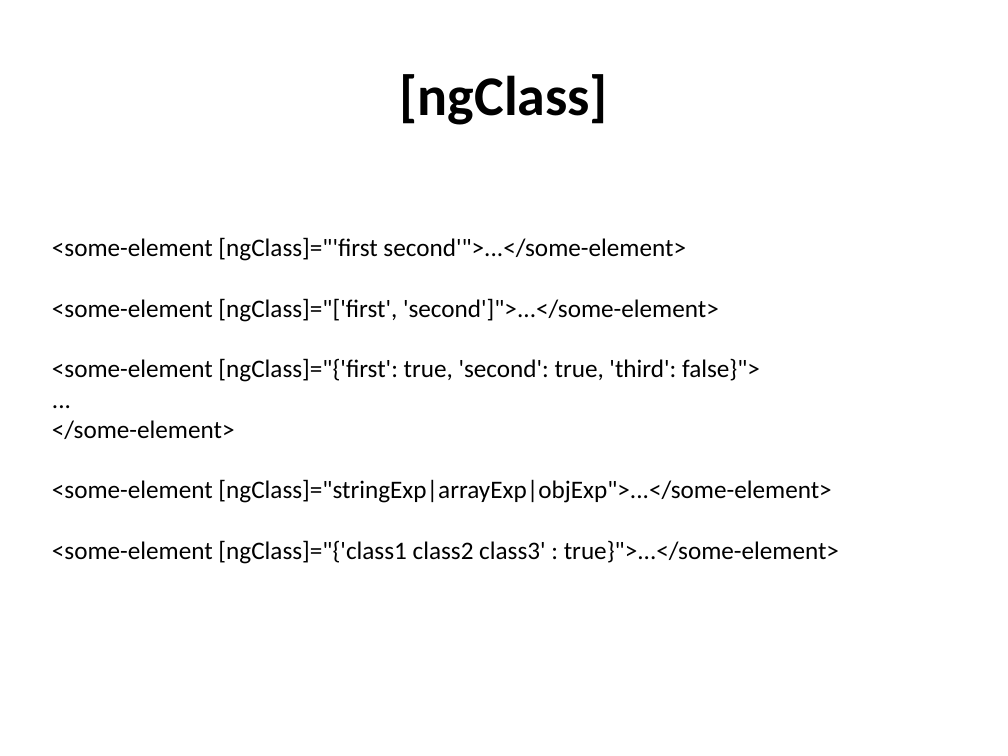
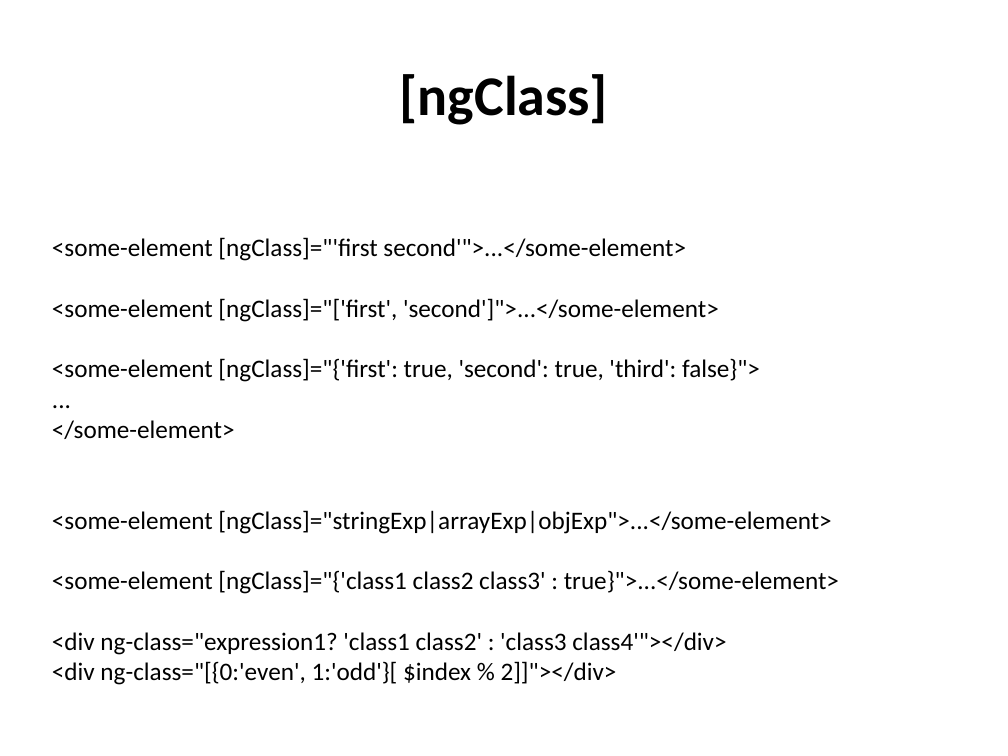
Before and after one commit to TarekSherif/RTCAnglerCourse, a slide deck: slide 6 of 1-PPT/L3 Directives.pptx. Drawn at 1008x756 pixels with LibreOffice and Linux fonts; fonts in the diff are those of the drawing. Boxes give left, top, right and bottom in pixels: in the first picture for what was removed or moved away, otherwise in the second. Text is boxed around its words. In the diff, an @@ line names an element or a change of style, - is before the commit and + after.

```diff
--- a/1-PPT/L3 Directives.pptx
+++ b/1-PPT/L3 Directives.pptx
@@ text at (52,632,726,685): paragraphs added @@
+<div ng-class="expression1? 'class1 class2' : 'class3 class4'"></div>
+<div ng-class="[{0:'even', 1:'odd'}[ $index % 2]]"></div>
```
Also in this commit, not shown: 1 other slide changed, 11 other files.
